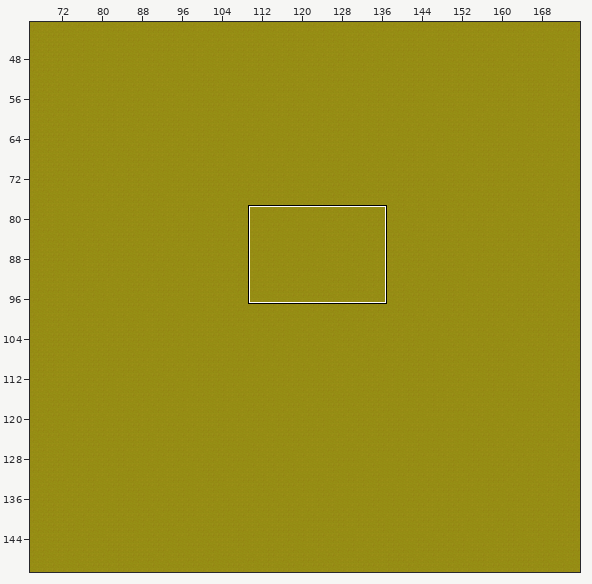
An edit to a level. Tiled map, assets/tileset/myProject.tmx. The picture above shows the old version from afar; the outline marks the close-up.
Close-up. Old version:
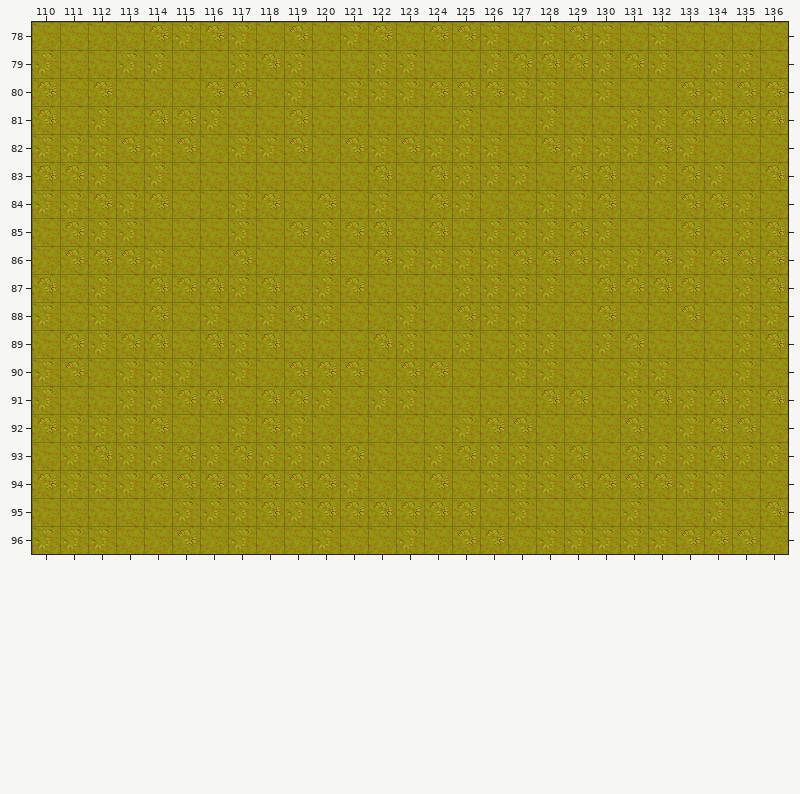
Cells are 32x32 px. Shown: x 110..136, y 78..96. The commit also changed other parts of the map, which this record leaves out.
The result:
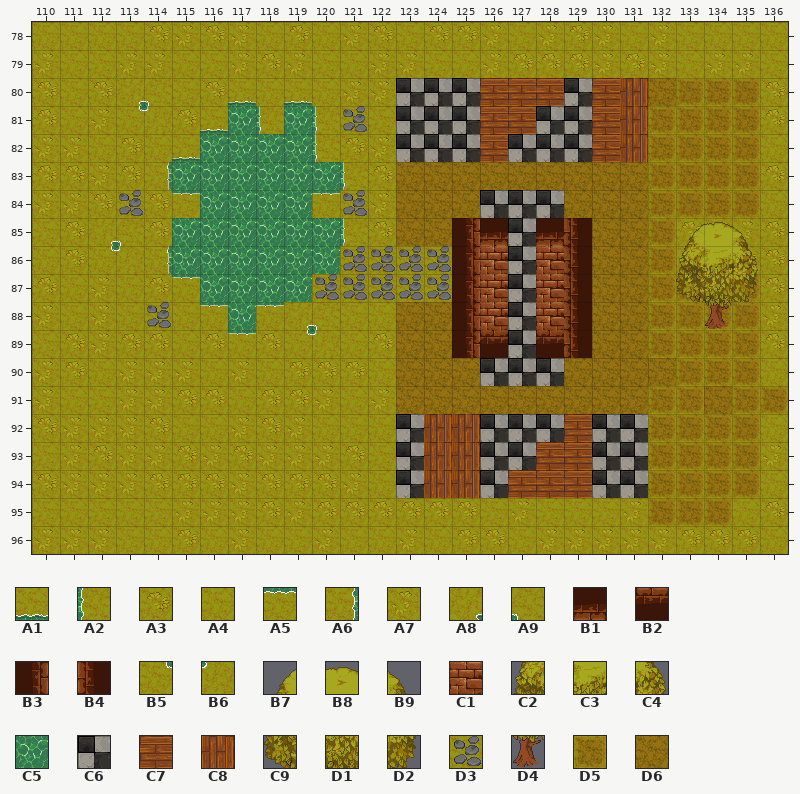
Key: from "tileset": A1 2, A2 3, A3 4, A4 5, A5 8, A6 9, A7 11, A8 14, A9 15, B1 16, B2 16 turned 180, B3 16 turned 270, B4 16 turned 90, B5 20, B6 21, B7 24, B8 25, B9 26, C1 28, C2 30, C3 31, C4 32, C5 33, C6 34, C7 35, C8 35 turned 90, C9 36, D1 37, D2 38, D3 40, D4 43, D5 46, D6 47.
__ is an empty cell, ## one hidden under a higher layer.
Change:
{"where": "layer \"Grass\""}
{"y":80,"x":117,"old":"A3","new":"A1"}
{"y":80,"x":119,"old":"A7","new":"A1"}
{"y":81,"x":116,"old":"A7 A4 A4 A3 A4 A4","new":"A1 C5 ## C5 A2 D3"}
{"y":82,"x":112,"old":"A7","new":"A4"}
{"y":82,"x":114,"old":"A7 A3 A4 A7 A7 A3 A4","new":"A4 A1 C5 C5 C5 C5 A2"}
{"y":83,"x":113,"old":"A4 A7 A4 A4 A4 A4 A4 A4 A4","new":"A3 A6 C5 C5 C5 C5 C5 C5 A2"}
{"y":84,"x":113,"old":"A7","new":"D3"}
{"y":84,"x":115,"old":"A4 A4 A7 A3 A4 A3 A4","new":"A5 C5 C5 C5 C5 A5 D3"}
{"y":84,"x":123,"old":"A4 A3 A7 A4 A4 A7 A7 A3 A4","new":"D6 D6 D6 C6 C6 C6 D6 D6 D6"}
{"y":85,"x":114,"old":"A4 A4 A4 A7 A4 A3 A7 A3","new":"A3 C5 C5 C5 C5 C5 C5 A2"}
{"y":85,"x":123,"old":"A4 A3 A4 A7 A7 A7 A3 A7 A4","new":"D6 D6 B3 B1 C6 B1 B4 D6 D6"}
{"y":86,"x":114,"old":"A7 A4 A4 A3 A4 A4 A3 A4 A3 A7 A7 A7 A7 A3 A3 A3 A7 A7","new":"A6 C5 C5 C5 C5 C5 C5 D3 D3 D3 D3 B3 C1 C6 C1 B4 D6 D6"}
{"y":87,"x":115,"old":"A3 A3 A7 A3 A4 A7 A3 A4 A4 A4 A7 A7 A7 A7 A4 A3 A3","new":"A5 C5 C5 C5 C5 D3 D3 D3 D3 D3 B3 C1 C6 C1 B4 D6 D6"}
{"y":87,"x":133,"old":"A3","new":"D5"}
{"y":87,"x":135,"old":"A7","new":"D5"}
{"y":88,"x":114,"old":"A3","new":"D3"}
{"y":88,"x":116,"old":"A7 A4 A7 A3","new":"A5 C5 A5 ##"}
{"y":88,"x":123,"old":"A7 A4 A3 A7 A7 A4 A4 A3 A4","new":"D6 D6 B3 C1 C6 C1 B4 D6 D6"}
{"y":88,"x":133,"old":"A3 A4 A7","new":"## D5 ##"}
{"y":89,"x":117,"old":"A7","new":"A5"}
{"y":89,"x":123,"old":"A7 A4 A7 A4 A7 A7 A4 A7 A3","new":"D6 D6 B3 B2 C6 B2 B4 D6 D6"}
{"y":89,"x":133,"old":"A4 A4 A7","new":"## ## ##"}
{"y":90,"x":123,"old":"A3 A3 A4 A4 A7 A7 A4 A4 A7","new":"D6 D6 D6 C6 C6 C6 D6 D6 D6"}
{"y":91,"x":123,"old":"A7 A4 A4 A4 A4 A3 A3 A4 A7","new":"D6 D6 D6 D6 D6 D6 D6 D6 D6"}
{"where": "layer \"Tile Layer 2\""}
{"y":80,"x":113,"old":"__ __","new":"A8 A9"}
{"y":80,"x":123,"old":"__ __ __ __ __ __ __ __ __ __ __ __ __","new":"C6 C6 C6 C7 C7 C7 C6 C7 C8 D6 D5 D5 D5"}
{"y":81,"x":113,"old":"__ __","new":"B5 B6"}
{"y":81,"x":118,"old":"__","new":"A2"}
{"y":81,"x":123,"old":"__ __ __ __ __ __ __ __ __ __ __ __ __","new":"C6 C6 C6 C7 C7 C6 C6 C7 C8 D5 D5 D5 D5"}
{"y":82,"x":123,"old":"__ __ __ __ __ __ __ __ __ __ __ __ __","new":"C6 C6 C6 C7 C6 C6 C6 C7 C8 D5 D5 D5 D5"}
{"y":83,"x":123,"old":"__ __ __ __ __ __ __ __ __ __ __ __ __","new":"D6 D6 D6 D6 D6 D6 D6 D6 D6 D5 D5 D5 D5"}
{"y":84,"x":132,"old":"__ __ __ __","new":"D5 D5 D5 D5"}
{"y":85,"x":112,"old":"__ __","new":"A8 A9"}
{"y":85,"x":132,"old":"__ __ __ __","new":"D5 B7 B8 B9"}
{"y":86,"x":112,"old":"__ __","new":"B5 B6"}
{"y":86,"x":132,"old":"__ __ __ __","new":"D5 C2 C3 C4"}
{"y":87,"x":132,"old":"__ __ __ __","new":"D5 C9 D1 D2"}
{"y":88,"x":119,"old":"__ __","new":"A8 A9"}
{"y":88,"x":132,"old":"__ __ __ __","new":"D5 D5 D4 D5"}
{"y":89,"x":119,"old":"__ __","new":"B5 B6"}
{"y":89,"x":132,"old":"__ __ __ __","new":"D5 D5 D5 D5"}
{"y":90,"x":132,"old":"__ __ __ __","new":"D6 D5 D5 D5"}
{"y":91,"x":132,"old":"__ __ __ __ __","new":"D5 D5 D6 D5 D5"}
{"y":92,"x":123,"old":"__ __ __ __ __ __ __ __ __ __ __ __ __","new":"C6 C8 C8 C6 C6 C6 C7 C6 C6 D5 D5 D5 D5"}
{"y":93,"x":123,"old":"__ __ __ __ __ __ __ __ __ __ __ __ __","new":"C6 C8 C8 C6 C6 C7 C7 C6 C6 D5 D5 D5 D5"}
{"y":94,"x":123,"old":"__ __ __ __ __ __ __ __ __ __ __ __ __","new":"C6 C8 C8 C6 C7 C7 C7 C6 C6 D5 D5 D5 D5"}
{"y":95,"x":132,"old":"__ __ __","new":"D5 D5 D5"}
{"label":"changed","picture_box":[88,78,787,526]}
